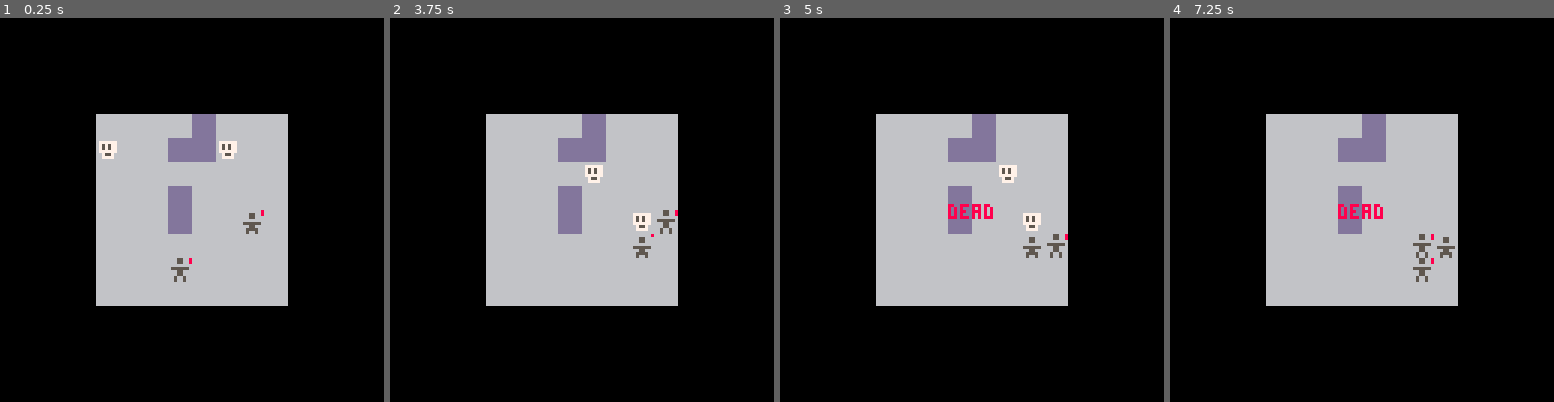
Above: before the commit, frames 1-4 (left to right).
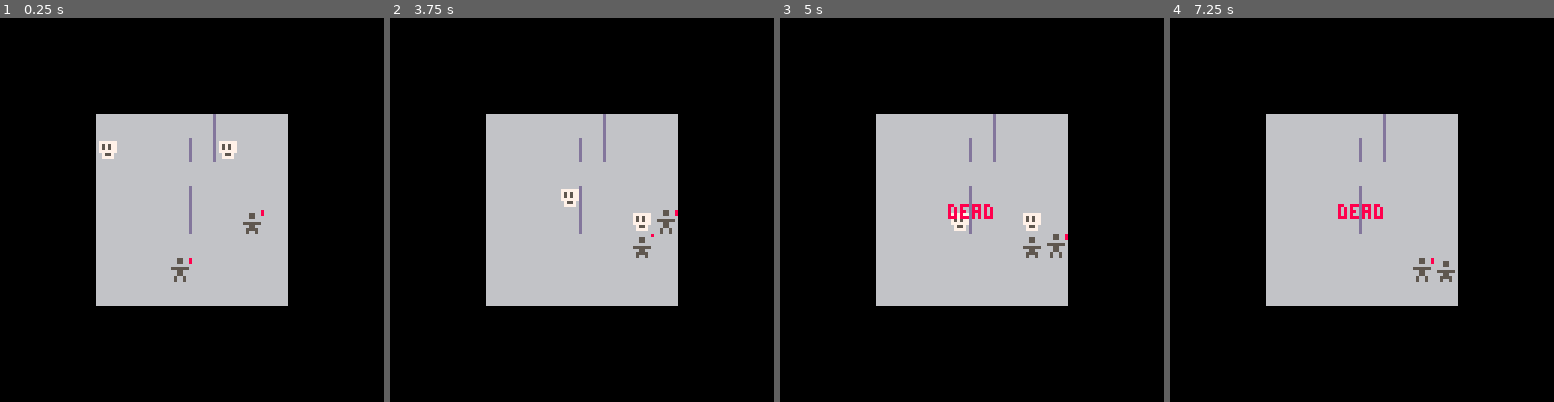
Above: after the commit, the same moments.

Repository: taylordolan/grid-folks
Game: PICO-8 cartridge grid_folks.p8
Two runs of this game, one before a commit and one after it. Both use one fixed random seed, a clock stepped at 60 frames per second and the inputs below.
Inputs:
- Up to frame 1 (0.25 s): no input
- Up to frame 2 (3.75 s): tap X (X key) at 1.07, 2.07, 2.4, 2.73, 3.07, 3.4, 3.73 s; hold Left 1.97-2.37 s; hold Down 2.42-2.82 s; hold Right 2.87-3.53 s; hold Up from 3.58 s (still down)
- Up to frame 3 (5 s): tap X (X key) at 4.07, 4.4, 4.73 s; release Up at 4.08 s; hold Right 4.13-4.53 s; hold Down from 4.58 s (still down)
- Up to frame 4 (7.25 s): tap X (X key) every 0.33 s from 5.07 to 7.07 s; release Down at 5.08 s; hold Left 5.13-5.8 s; hold Up 5.85-6.18 s; hold Left 6.23-6.63 s; hold Down 6.68-7.08 s; hold Right from 7.13 s (still down)

The runs differ from the first frame. In frame 1, 1.7% of the frame differs, in the area x 43-56%, y 25-57%; in frame 2, 1.9%; in frame 3, 1.8%; in frame 4, 1.9%, in the area x 43-75%, y 25-69%.

Commit message:
walls between tiles

Diff:
--- a/grid_folks.p8
+++ b/grid_folks.p8
@@ -5,7 +5,10 @@
 -- taylor d
 
 -- todo
+-- [x] walls between tiles
 -- [ ] prevent wall generation from creating closed areas
+-- [ ] health for enemies
+-- [ ] power tiles for melee damage
 -- [ ] use objects instead of arrays for locations
 
 function _init()
@@ -37,11 +40,11 @@
 
   -- create some walls
   for i = 1, 5 do
-    local wall = {
-      type = "wall",
-      sprite = "004"
+    local wall_right = {
+      type = "wall_right",
+      sprite = "005"
     }
-    deploy(wall)
+    deploy(wall_right)
   end
 
   -- heroes
@@ -168,7 +171,7 @@
 	end
 end
 
--- returns an empty tile
+-- returns an empty tile from the board
 function random_empty_tile()
 	-- create an array of all empty tiles
 	local empty_tiles = {}
@@ -212,9 +215,12 @@
 	-- remove it from its current tile
 	for x = 1, rows do
 		for y = 1, cols do
-			if board[x][y][1] == thing then
-				del(board[x][y], thing)
-			end
+      local here = board[x][y]
+      for next in all(here) do
+        if next == thing then
+          del(here, thing)
+        end
+      end
 		end
 	end
 
@@ -226,6 +232,32 @@
 function deploy(thing)
 	dest = random_empty_tile()
 	set_tile(thing, dest)
+end
+
+-- check if there's a wall between two tiles
+function is_wall_between(tile_a, tile_b)
+
+  local a_x = tile_a[1]
+  local a_y = tile_a[2]
+  local b_x = tile_b[1]
+  local b_y = tile_b[2]
+
+  -- if B is above A
+  if b_x == a_x and b_y == a_y - 1 then
+    return false
+  -- if B is below A
+  elseif b_x == a_x and b_y == a_y + 1 then
+    return false
+  -- if B is left of A
+  elseif b_x == a_x - 1 and b_y == a_y then
+    -- this is a bit weird but it works
+    return find_type_in_tile("wall_right", tile_b) and true or false
+  -- if B is right of A
+  elseif b_x == a_x + 1 and b_y == a_y then
+    return find_type_in_tile("wall_right", tile_a) and true or false
+  else
+    -- todo can I throw an error here?
+  end
 end
 
 -- check if a tile is in a list of tiles
@@ -250,7 +282,7 @@
   return false
 end
 
--- returns an array of all existing adjacent tiles
+-- returns an array of all existing adjacent tiles that don't have walls in the way
 function get_adjacent_tiles(tile)
 
   local self_x = tile[1]
@@ -262,10 +294,16 @@
   local left = {self_x - 1, self_y}
   local right = {self_x + 1, self_y}
 
-  if location_exists(up) then add(adjacent_tiles, up) end
-  if location_exists(down) then add(adjacent_tiles, down) end
-  if location_exists(left) then add(adjacent_tiles, left) end
-  if location_exists(right) then add(adjacent_tiles, right) end
+  local maybe_adjacent_tiles = {up, down, left, right}
+
+  for next in all(maybe_adjacent_tiles) do
+    if
+      location_exists(next) and
+      is_wall_between(tile, next) == false
+    then
+      add(adjacent_tiles, next)
+    end
+  end
 
   return adjacent_tiles
 end
@@ -382,20 +420,19 @@
       end
 
       -- if there are no valid moves based on the above criteria,
-      -- then any adjacent tile that's not an enemy or a wall is valid
+      -- then any adjacent tile that's not an enemy and doesn't have a wall in the way is valid
       if #valid_moves == 0 then
 
-        local empty_adjacent_tiles = {}
+        local available_adjacent_tiles = {}
         for next in all(adjacent_tiles) do
           if
-            find_type_in_tile("enemy", next) == false and
-            find_type_in_tile("wall", next) == false
+            find_type_in_tile("enemy", next) == false
           then
-            add(empty_adjacent_tiles, next)
+            add(available_adjacent_tiles, next)
           end
         end
 
-        valid_moves = empty_adjacent_tiles
+        valid_moves = available_adjacent_tiles
       end
 
       -- if there are any valid moves…
@@ -438,21 +475,21 @@
 	end
 	local steps = 0
 
-  -- todo: stop building the map once start is reached
+  -- todo: stop building the map once `start` is reached
 	while #frontier > 0 do
 		for i = 1, #frontier do
-      local adjacent_tiles = get_adjacent_tiles(frontier[i])
-			local tile_x = frontier[i][1]
-			local tile_y = frontier[i][2]
-			distance_map[tile_x][tile_y] = steps
+      local here = frontier[i]
+      local adjacent_tiles = get_adjacent_tiles(here)
+			local here_x = here[1]
+			local here_y = here[2]
+			distance_map[here_x][here_y] = steps
 
       for next in all(adjacent_tiles) do
         -- if the distance hasn't been set, then the tile hasn't been reached yet
         if distance_map[next[1]][next[2]] == 1000 then
 					if (
             -- make sure it wasn't already added by a different check in the same step
-            is_in_tile_array(next_frontier, next) == false and
-            find_type_in_tile("wall", next) == false
+            is_in_tile_array(next_frontier, next) == false
           ) then
 						add(next_frontier, next)
 					end
@@ -467,14 +504,14 @@
 end
 
 __gfx__
-00000000000550000000000066666666dddddddd0000000000000000000000000000000000000000000000000000000000000000000000000000000000000000
-00000000000550000777777066666666dddddddd0000000000000000000000000000000000000000000000000000000000000000000000000000000000000000
-00000000000000000757577066666666dddddddd0000000000000000000000000000000000000000000000000000000000000000000000000000000000000000
-00000000055555500757577066666666dddddddd0000000000000000000000000000000000000000000000000000000000000000000000000000000000000000
-00000000000550000777777066666666dddddddd0000000000000000000000000000000000000000000000000000000000000000000000000000000000000000
-00000000000550000075570066666666dddddddd0000000000000000000000000000000000000000000000000000000000000000000000000000000000000000
-00000000005005000077770066666666dddddddd0000000000000000000000000000000000000000000000000000000000000000000000000000000000000000
-00000000005005000000000066666666dddddddd0000000000000000000000000000000000000000000000000000000000000000000000000000000000000000
+00000000000550000000000066666666dddddddd0000000d00000000000000000000000000000000000000000000000000000000000000000000000000000000
+00000000000550000777777066666666dddddddd0000000d00000000000000000000000000000000000000000000000000000000000000000000000000000000
+00000000000000000757577066666666dddddddd0000000d00000000000000000000000000000000000000000000000000000000000000000000000000000000
+00000000055555500757577066666666dddddddd0000000d00000000000000000000000000000000000000000000000000000000000000000000000000000000
+00000000000550000777777066666666dddddddd0000000d00000000000000000000000000000000000000000000000000000000000000000000000000000000
+00000000000550000075570066666666dddddddd0000000d00000000000000000000000000000000000000000000000000000000000000000000000000000000
+00000000005005000077770066666666dddddddd0000000d00000000000000000000000000000000000000000000000000000000000000000000000000000000
+00000000005005000000000066666666dddddddd0000000d00000000000000000000000000000000000000000000000000000000000000000000000000000000
 00000000000000000000000000000000000000000000000000000000000000000000000000000000000000000000000000000000000000000000000000000000
 00000000000550000000000000000000000000000000000000000000000000000000000000000000000000000000000000000000000000000000000000000000
 00000000000550000000000000000000000000000000000000000000000000000000000000000000000000000000000000000000000000000000000000000000
